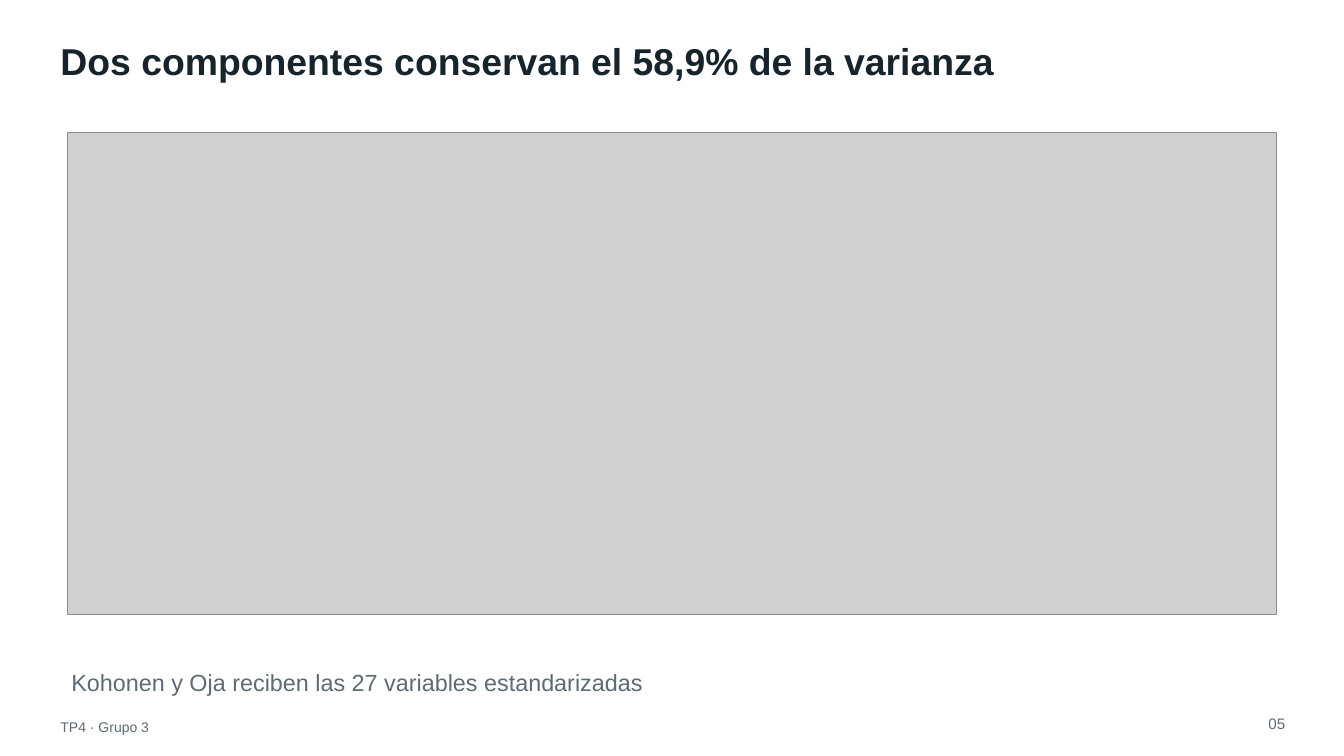
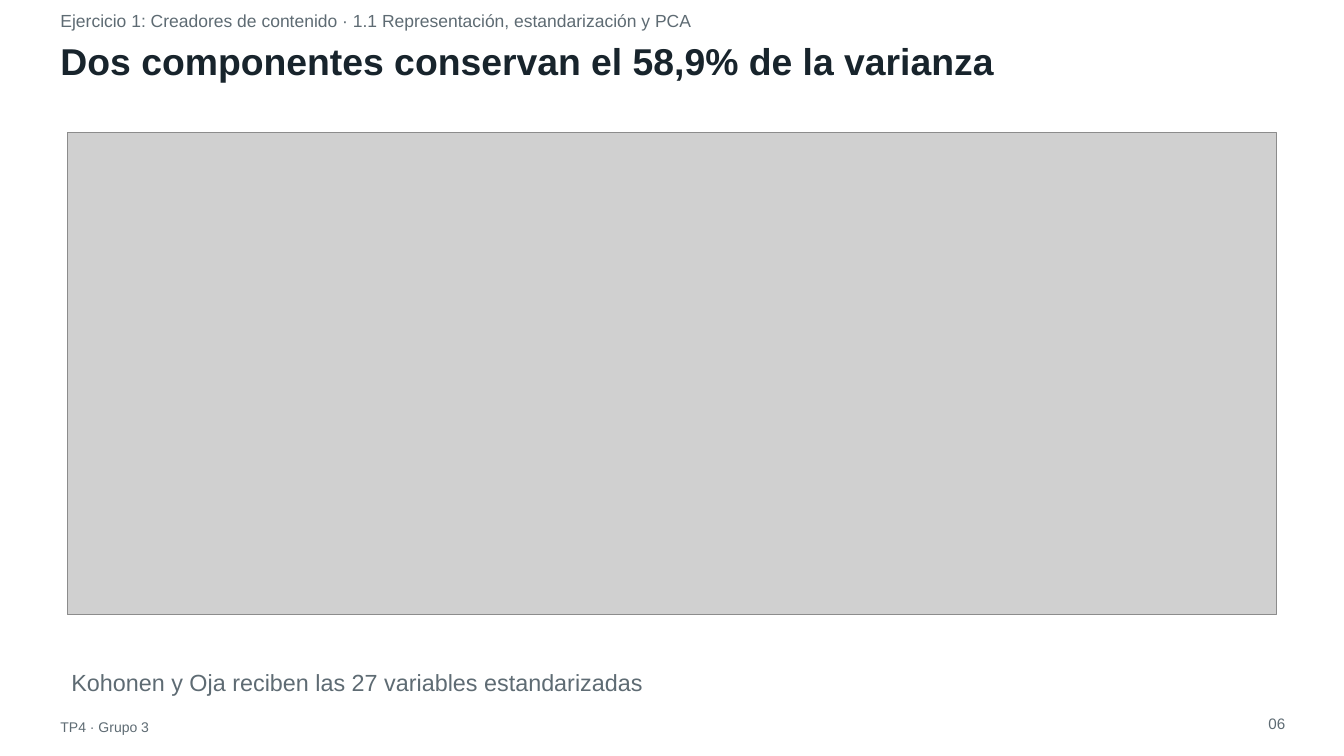
Before and after one commit to ldicandia/SIA-G3, a slide deck: slide 6 of TP4/docs/presentacion/TP4-presentacion.pptx (slide 5 before the commit). Drawn at 1344x756 pixels with LibreOffice and Linux fonts; fonts in the diff are those of the drawing; grey boxes stand for pictures. Boxes give left, top, right and bottom in pixels: in the first picture for what was removed or moved away, otherwise in the second. Text is boxed around its words. In the diff, an @@ line names an element or a change of style, - is before the commit and + after.

Commit message:
titulo de cada ejercicio en la presentacion

```diff
--- a/TP4/docs/presentacion/TP4-presentacion.pptx
+++ b/TP4/docs/presentacion/TP4-presentacion.pptx
@@ text added at [60,14,691,31], 15 pt, text #5E6B73 @@
+Ejercicio 1: Creadores de contenido · 1.1 Representación, estandarización y PCA
```
Also in this commit, not shown: 26 other slides changed, 1 slide added, 1 other file.
